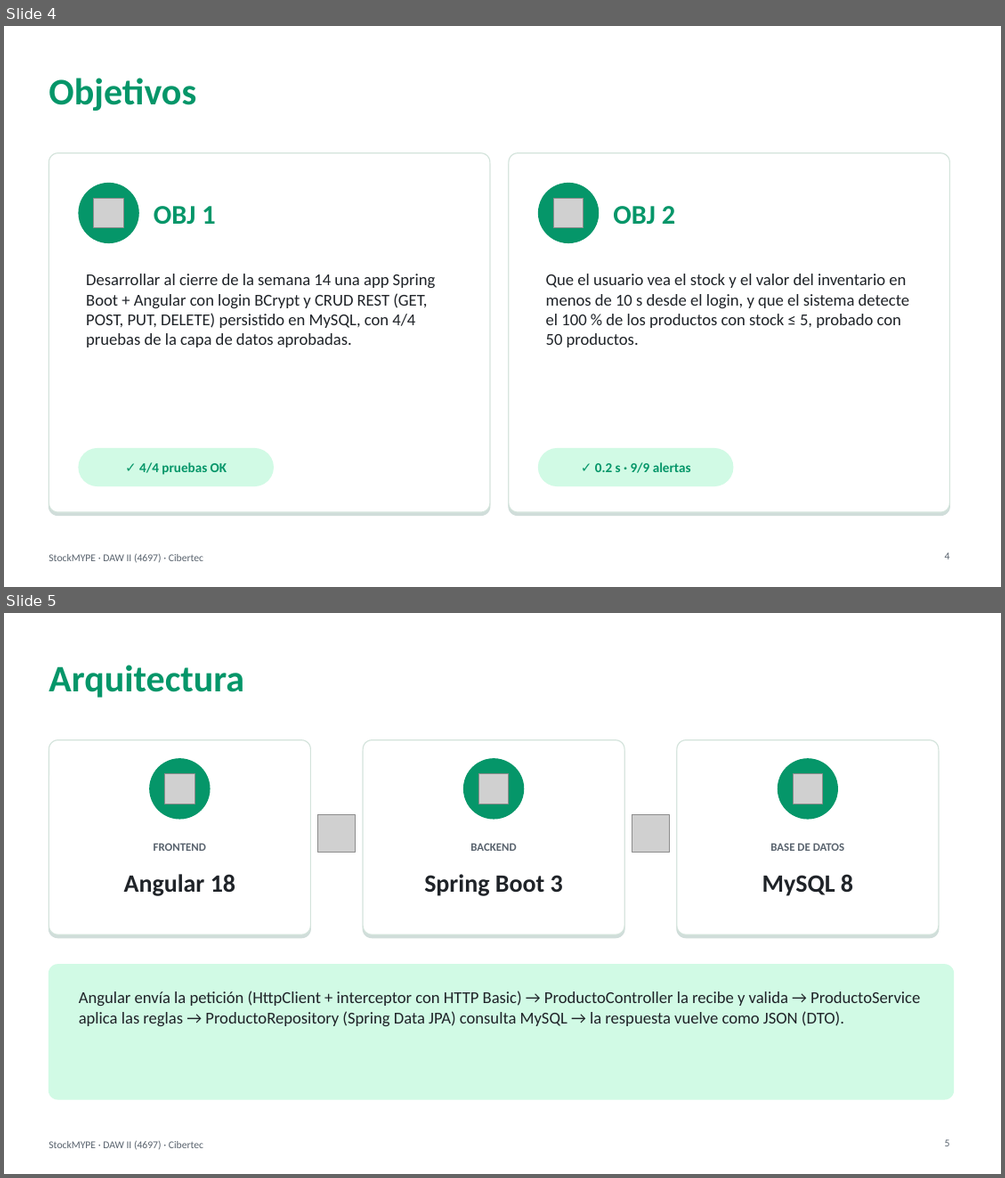
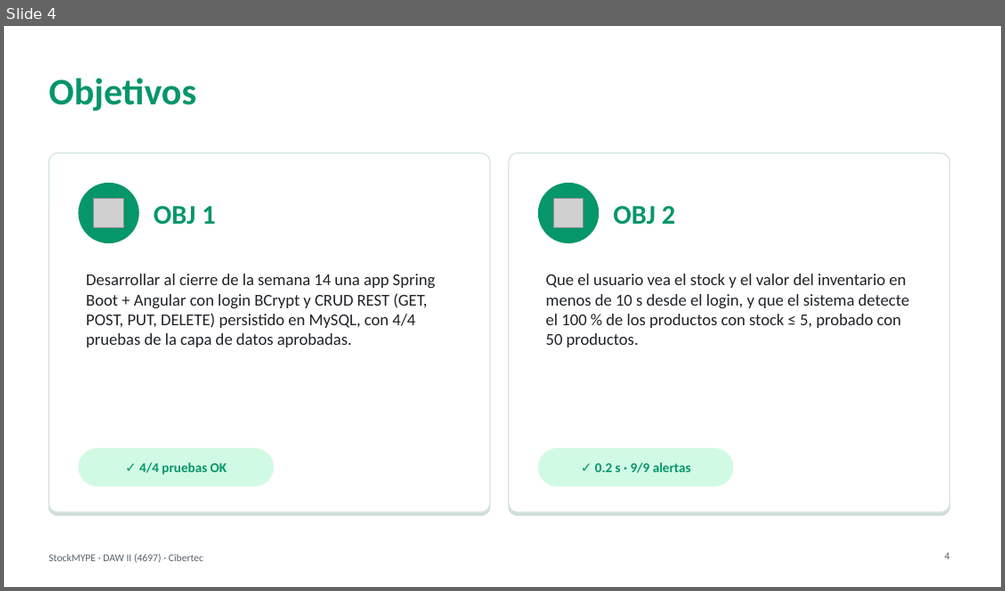
Before and after one commit to nandoxts/DAWII-4697-StockMYPE, a slide deck: docs/Presentacion_StockMYPE_Final.ppt. Shown one above the other, each under a label of ours: slides 4 and 5 before the commit, slide 4 after it. The pictures are 1005x1178 and 1005x591 pixels, drawn with LibreOffice and Linux fonts; fonts in the diff are those of the drawing; grey boxes stand for pictures; background and template pictures are left out. Boxes give left, top, right and bottom in pixels: in the first picture for what was removed or moved away, otherwise in the second. Text is boxed around its words. In the diff, an @@ line names an element or a change of style, - is before the commit and + after.

```diff
--- a/docs/Presentacion_StockMYPE_Final.ppt
+++ b/docs/Presentacion_StockMYPE_Final.ppt
@@ slide 5 removed at (x1=4, y1=613, x2=1001, y2=1174), background #FFFFFF; not listed: 1 template element that a slide beside it also shows @@
@@ title removed at (x1=48, y1=665, x2=244, y2=698) @@
-Arquitectura
@@ rounded rectangle removed at (x1=48, y1=740, x2=310, y2=934) @@
@@ rounded rectangle removed at (x1=363, y1=740, x2=624, y2=934) @@
@@ rounded rectangle removed at (x1=677, y1=740, x2=938, y2=934) @@
@@ ellipse removed at (x1=150, y1=759, x2=210, y2=819) @@
@@ ellipse removed at (x1=463, y1=759, x2=524, y2=819) @@
@@ ellipse removed at (x1=777, y1=759, x2=837, y2=819) @@
@@ picture removed at (x1=165, y1=774, x2=194, y2=803) @@
@@ picture removed at (x1=478, y1=774, x2=509, y2=803) @@
@@ picture removed at (x1=793, y1=774, x2=822, y2=803) @@
@@ picture removed at (x1=318, y1=815, x2=356, y2=852) @@
@@ picture removed at (x1=631, y1=815, x2=669, y2=852) @@
@@ text removed at (x1=154, y1=843, x2=206, y2=851) @@
-FRONTEND
@@ text removed at (x1=470, y1=843, x2=516, y2=851) @@
-BACKEND
@@ text removed at (x1=770, y1=843, x2=844, y2=851) @@
-BASE DE DATOS
@@ text removed at (x1=124, y1=874, x2=235, y2=896) @@
-Angular 18
@@ text removed at (x1=424, y1=874, x2=563, y2=896) @@
-Spring Boot 3
@@ text removed at (x1=762, y1=874, x2=853, y2=896) @@
-MySQL 8
@@ rounded rectangle removed at (x1=48, y1=965, x2=953, y2=1099) @@
@@ text removed at (x1=79, y1=990, x2=920, y2=1026) @@
-Angular envía la petición (HttpClient + interceptor con HTTP Basic) → ProductoController la recibe y valida → ProductoService aplica las reglas → ProductoRepository (Spring Data JPA) consulta MySQL → la respuesta vuelve como JSON (DTO).
@@ page number removed at (x1=945, y1=1139, x2=950, y2=1146) @@
-5
```
Also in this commit, not shown: 3 slides changed, 1 slide added, 2 other files.
